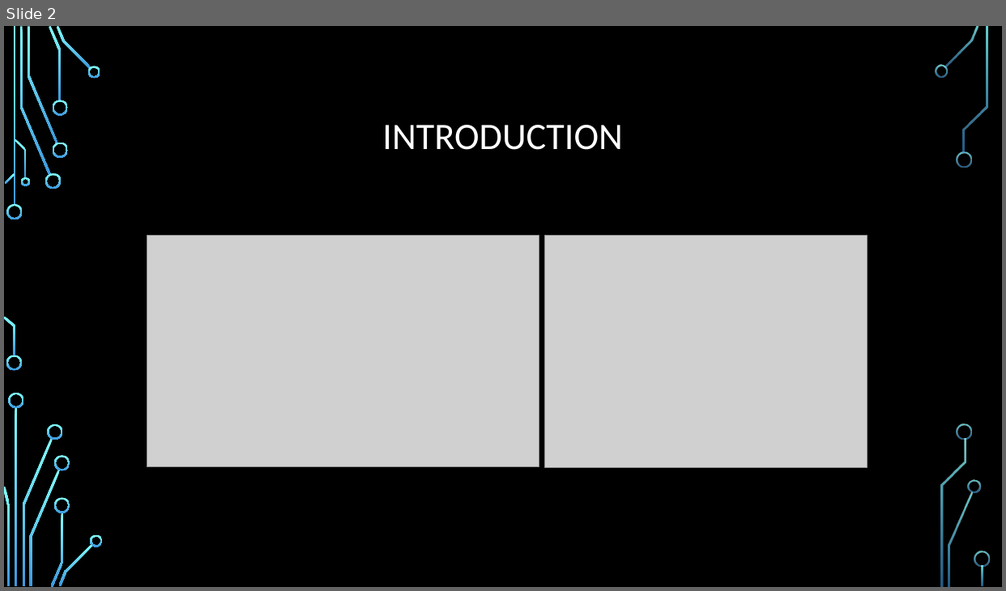
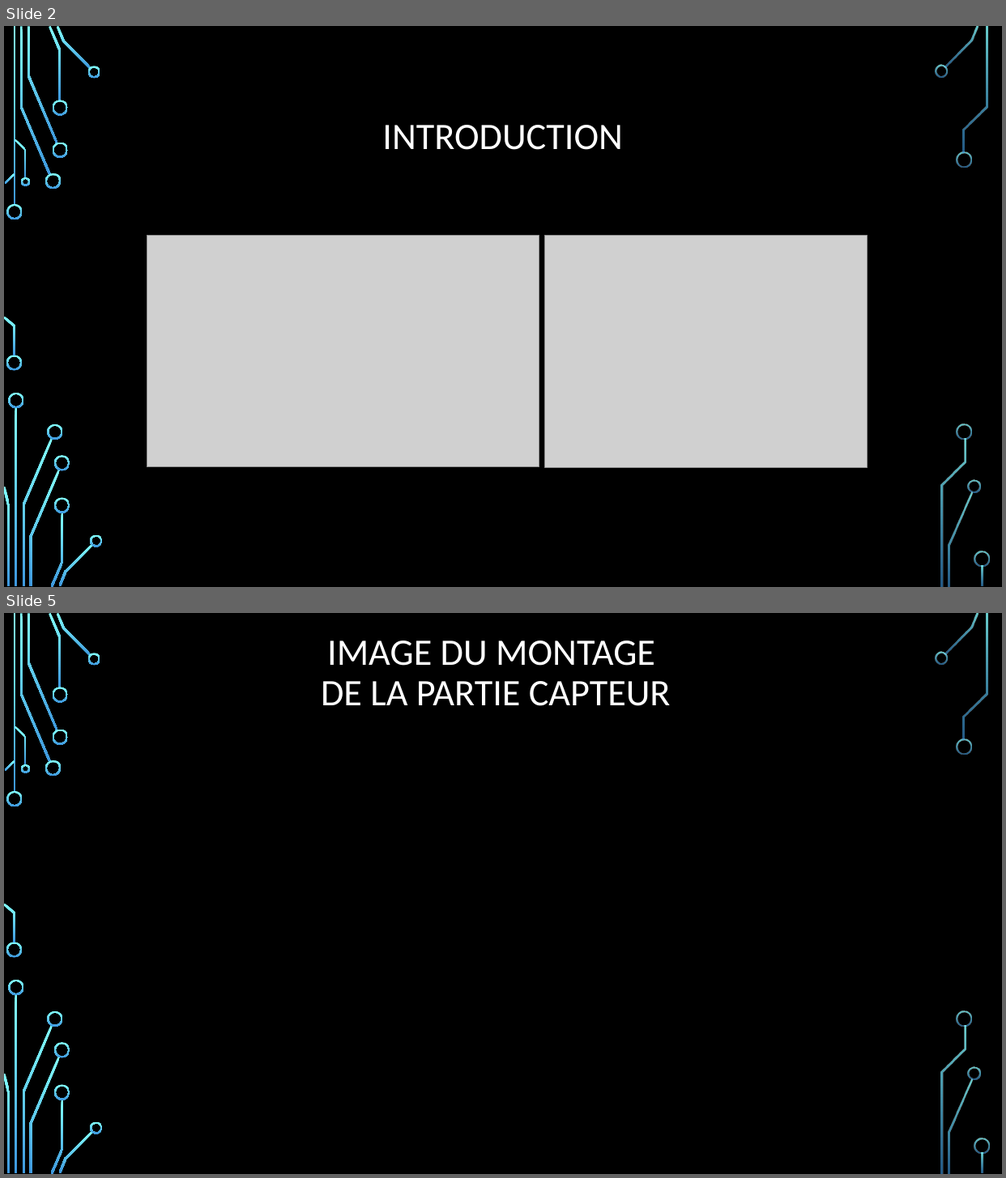
Before and after one commit to Delaune-Remi/Station_Meteo, a slide deck: Partie_Remi/Compte_rendu/Presentation_Partie_Remi.pptx. Shown one above the other, each under a label of ours: slide 2 before the commit, slides 2 and 5 after it; the slides between them are not shown. The pictures are 1006x591 and 1006x1178 pixels, drawn with LibreOffice and Linux fonts; fonts in the diff are those of the drawing; grey boxes stand for pictures; background and template pictures are left out. Boxes give left, top, right and bottom in pixels: in the first picture for what was removed or moved away, otherwise in the second. Text is boxed around its words. In the diff, an @@ line names an element or a change of style, - is before the commit and + after.

```diff
--- a/Partie_Remi/Compte_rendu/Presentation_Partie_Remi.pptx
+++ b/Partie_Remi/Compte_rendu/Presentation_Partie_Remi.pptx
@@ slide 5 added at [4, 613, 1002, 1174], background picture (left out); not listed: 36 template elements that a slide beside it also shows @@
@@ title added at [321, 641, 671, 706], 36 pt, text #FFFFFF @@
+IMAGE DU MONTAGE
+DE LA PARTIE CAPTEUR
```
Also in this commit, not shown: 2 slides changed, 2 other slides added, 1 slide removed, 2 other files.
